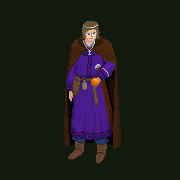
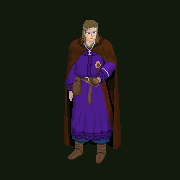
Layered file, before and after one edit (180×180). Changes by layer:
painted on "orb" over [91, 78, 99, 86]
painted on "Background" over [65, 20, 120, 152]
